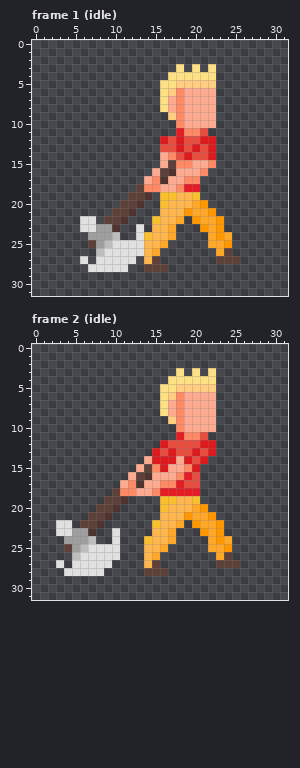
Pixel-art file -- assets/characters/abram.aseprite. That is the earlier state.
32x32 pixels, 2 frames. Shown: frame 1 (idle), frame 2 (idle). The commit also changed other frames, which this record leaves out.
After:
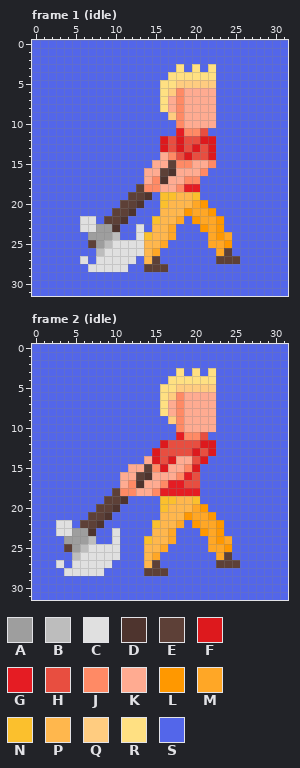
Palette (. is transparent): A #9e9e9e  B #bdbdbd  C #e0e0e0  D #4e342e  E #5d4037  F #dd191d  G #e51c23  H #e84e40  J #ff8a65  K #ffab91  L #ff9800  M #ffa726  N #fbc02d  P #ffb74d  Q #ffcc80  R #ffe082  S #5366ea
The edit:
layer "bg" added
layer "arms" added
layer "body" added
layer "Layer 1" removed
--- frame 1 (idle), layers "body", "arms", "bg"
@@ x 0..31 @@
- 0 ................................
- 1 ................................
- 2 ................................
- 3 ..................R.R.R.........
- 4 .................RRRRRR.........
- 5 ................RRQQQQQ.........
- 6 ................RQJKKKK.........
- 7 ................RKJKKKK.........
- 8 ................RKJKKKK.........
- 9 .................QJKKKK.........
-10 ..................JKKKK.........
-11 ..................GJJH..........
-12 ................FHFHHFF.........
-13 ................HHFHFHF.........
-14 ................KJHFHHF.........
-15 ................KEJJKKJ.........
-16 ...............KEDKKKJ..........
-17 ..............KJDKKJJ...........
-18 .............EJJKKJGG...........
-19 ............EED.NNPPN...........
-20 ...........EED..NPPPML..........
-21 ..........EED...PPPLMML.........
-22 ......CC.EED...NPPM.LMML........
-23 ......CCAAD..C.PPM...LML........
-24 .......AAAB..CNPPM....MLM.......
-25 .......EABCCCCPPM.....MML.......
-26 ........BCCCCCPM.......ME.......
-27 ......C.CCCCC.PE.......EEE......
-28 .......CCCCC..EEE...............
-29 ................................
-30 ................................
-31 ................................
+ 0 SSSSSSSSSSSSSSSSSSSSSSSSSSSSSSSS
+ 1 SSSSSSSSSSSSSSSSSSSSSSSSSSSSSSSS
+ 2 SSSSSSSSSSSSSSSSSSSSSSSSSSSSSSSS
+ 3 SSSSSSSSSSSSSSSSSSRSRSRSSSSSSSSS
+ 4 SSSSSSSSSSSSSSSSSRRRRRRSSSSSSSSS
+ 5 SSSSSSSSSSSSSSSSRRQQQQQSSSSSSSSS
+ 6 SSSSSSSSSSSSSSSSRQJKKKKSSSSSSSSS
+ 7 SSSSSSSSSSSSSSSSRKJKKKKSSSSSSSSS
+ 8 SSSSSSSSSSSSSSSSRKJKKKKSSSSSSSSS
+ 9 SSSSSSSSSSSSSSSSSQJKKKKSSSSSSSSS
+10 SSSSSSSSSSSSSSSSSSJKKKKSSSSSSSSS
+11 SSSSSSSSSSSSSSSSSSGJJHSSSSSSSSSS
+12 SSSSSSSSSSSSSSSSFHFHHFFSSSSSSSSS
+13 SSSSSSSSSSSSSSSSFHFHFHFSSSSSSSSS
+14 SSSSSSSSSSSSSSSSKJHFHHFSSSSSSSSS
+15 SSSSSSSSSSSSSSSKKEJJKKJSSSSSSSSS
+16 SSSSSSSSSSSSSSKKEDKKKJSSSSSSSSSS
+17 SSSSSSSSSSSSSSKJDKKJJSSSSSSSSSSS
+18 SSSSSSSSSSSSSEJJKKJGGSSSSSSSSSSS
+19 SSSSSSSSSSSSEEDSNNPPNSSSSSSSSSSS
+20 SSSSSSSSSSSEEDSSNPPPMLSSSSSSSSSS
+21 SSSSSSSSSSEEDSSSPPPLMMLSSSSSSSSS
+22 SSSSSSCCSEEDSSSNPPMSLMMLSSSSSSSS
+23 SSSSSSCCAADSSCSPPMSSSLMLSSSSSSSS
+24 SSSSSSSAAABSSCNPPMSSSSMLMSSSSSSS
+25 SSSSSSSEABCCCCPPMSSSSSMMLSSSSSSS
+26 SSSSSSSSBCCCCCPMSSSSSSSMESSSSSSS
+27 SSSSSSCSCCCCCSPESSSSSSSEEESSSSSS
+28 SSSSSSSCCCCCSSEEESSSSSSSSSSSSSSS
+29 SSSSSSSSSSSSSSSSSSSSSSSSSSSSSSSS
+30 SSSSSSSSSSSSSSSSSSSSSSSSSSSSSSSS
+31 SSSSSSSSSSSSSSSSSSSSSSSSSSSSSSSS
--- frame 2 (idle), layers "body", "arms", "bg"
@@ x 0..31 @@
- 0 ................................
- 1 ................................
- 2 ................................
- 3 ..................R.R.R.........
- 4 .................RRRRRR.........
- 5 ................RRQQQQQ.........
- 6 ................RQJKKKK.........
- 7 ................RKJKKKK.........
- 8 ................RKJKKKK.........
- 9 .................QJKKKK.........
-10 ..................JKKKK.........
-11 ..................GJJH..........
-12 ................FHHHHFF.........
-13 ...............FHFHHFHF.........
-14 ..............KFFFKFHF..........
-15 .............KEJFKKJF...........
-16 ............KEDKKKJGH...........
-17 ...........KJDKKJJGHH...........
-18 ..........EJJKKJGGGGG...........
-19 .........EED....NNPPN...........
-20 ........EED.....NPPPML..........
-21 .......EED......PPPLMML.........
-22 ...CC.EED......NPPM.LMML........
-23 ...CCAAD..C....PPM...LML........
-24 ....AAAB..C...NPPM....MLM.......
-25 ....EABCCCC...PPM.....MML.......
-26 .....BCCCCC...PM.......ME.......
-27 ...C.CCCCC....PE.......EEE......
-28 ....CCCCC.....EEE...............
-29 ................................
-30 ................................
-31 ................................
+ 0 SSSSSSSSSSSSSSSSSSSSSSSSSSSSSSSS
+ 1 SSSSSSSSSSSSSSSSSSSSSSSSSSSSSSSS
+ 2 SSSSSSSSSSSSSSSSSSSSSSSSSSSSSSSS
+ 3 SSSSSSSSSSSSSSSSSSRSRSRSSSSSSSSS
+ 4 SSSSSSSSSSSSSSSSSRRRRRRSSSSSSSSS
+ 5 SSSSSSSSSSSSSSSSRRQQQQQSSSSSSSSS
+ 6 SSSSSSSSSSSSSSSSRQJKKKKSSSSSSSSS
+ 7 SSSSSSSSSSSSSSSSRKJKKKKSSSSSSSSS
+ 8 SSSSSSSSSSSSSSSSRKJKKKKSSSSSSSSS
+ 9 SSSSSSSSSSSSSSSSSQJKKKKSSSSSSSSS
+10 SSSSSSSSSSSSSSSSSSJKKKKSSSSSSSSS
+11 SSSSSSSSSSSSSSSSSSGJJHSSSSSSSSSS
+12 SSSSSSSSSSSSSSSSFHHHHFFSSSSSSSSS
+13 SSSSSSSSSSSSSSSFHHHHFHFSSSSSSSSS
+14 SSSSSSSSSSSSSSKFHFKKHFSSSSSSSSSS
+15 SSSSSSSSSSSSKKEJFKKJFSSSSSSSSSSS
+16 SSSSSSSSSSSKKEDKKKJGHSSSSSSSSSSS
+17 SSSSSSSSSSSKJDKKJGGHHSSSSSSSSSSS
+18 SSSSSSSSSSEJJKKJGGGGGSSSSSSSSSSS
+19 SSSSSSSSSEEDSSSSNNPPNSSSSSSSSSSS
+20 SSSSSSSSEEDSSSSSNPPPMLSSSSSSSSSS
+21 SSSSSSSEEDSSSSSSPPPLMMLSSSSSSSSS
+22 SSSCCSEEDSSSSSSNPPMSLMMLSSSSSSSS
+23 SSSCCAADSSCSSSSPPMSSSLMLSSSSSSSS
+24 SSSSAAABSSCSSSNPPMSSSSMLMSSSSSSS
+25 SSSSEABCCCCSSSPPMSSSSSMMLSSSSSSS
+26 SSSSSBCCCCCSSSPMSSSSSSSMESSSSSSS
+27 SSSCSCCCCCSSSSPESSSSSSSEEESSSSSS
+28 SSSSCCCCCSSSSSEEESSSSSSSSSSSSSSS
+29 SSSSSSSSSSSSSSSSSSSSSSSSSSSSSSSS
+30 SSSSSSSSSSSSSSSSSSSSSSSSSSSSSSSS
+31 SSSSSSSSSSSSSSSSSSSSSSSSSSSSSSSS
Changed places in both pictures, as pixel boxes (x1, y1, x2, y2):
changed: (32, 40, 288, 296)
changed: (32, 344, 288, 600)
